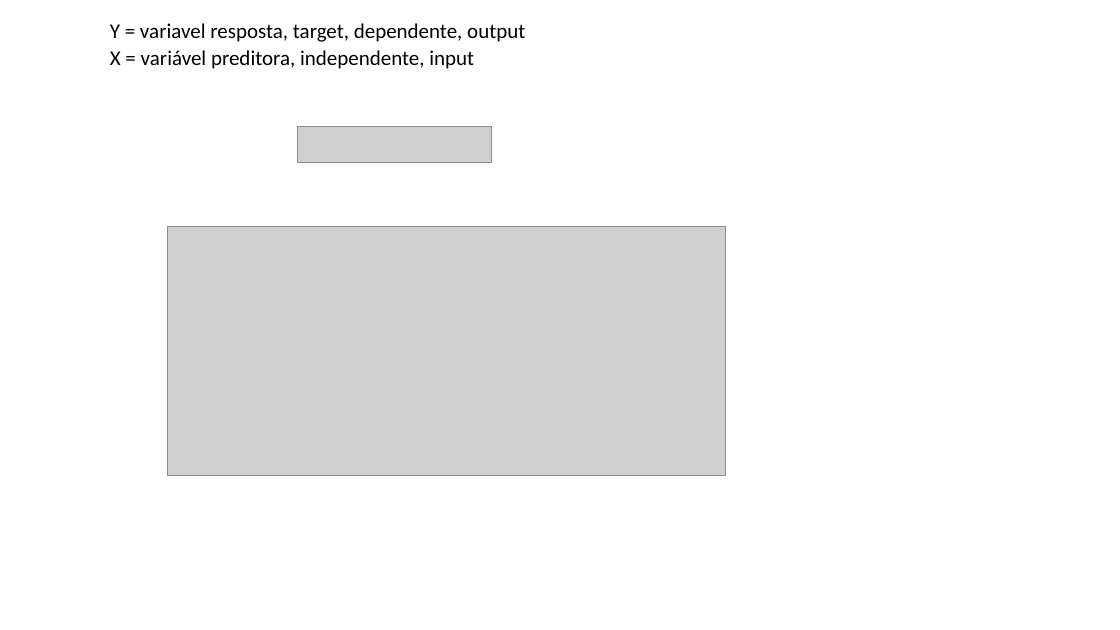
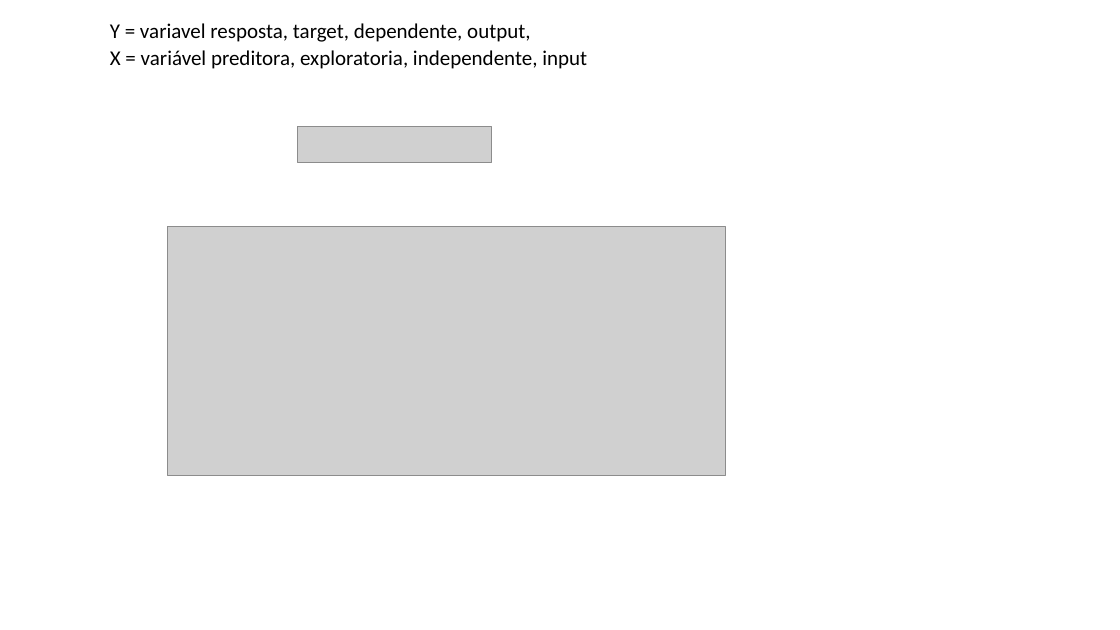
Before and after one commit to jonavicius-marcio/data_science, a slide deck: slide 1 of type model.pptx. Drawn at 1120x630 pixels with LibreOffice and Linux fonts; fonts in the diff are those of the drawing; grey boxes stand for pictures. Boxes give left, top, right and bottom in pixels: in the first picture for what was removed or moved away, otherwise in the second. Text is boxed around its words. In the diff, an @@ line names an element or a change of style, - is before the commit and + after.

```diff
--- a/type model.pptx
+++ b/type model.pptx
@@ text at box(110, 23, 587, 69): text changed @@
-Y = variavel resposta, target, dependente, output
-X = variável preditora, independente, input
+Y = variavel resposta, target, dependente, output,
+X = variável preditora, exploratoria, independente, input
```
Also in this commit, not shown: 4 slides added.
